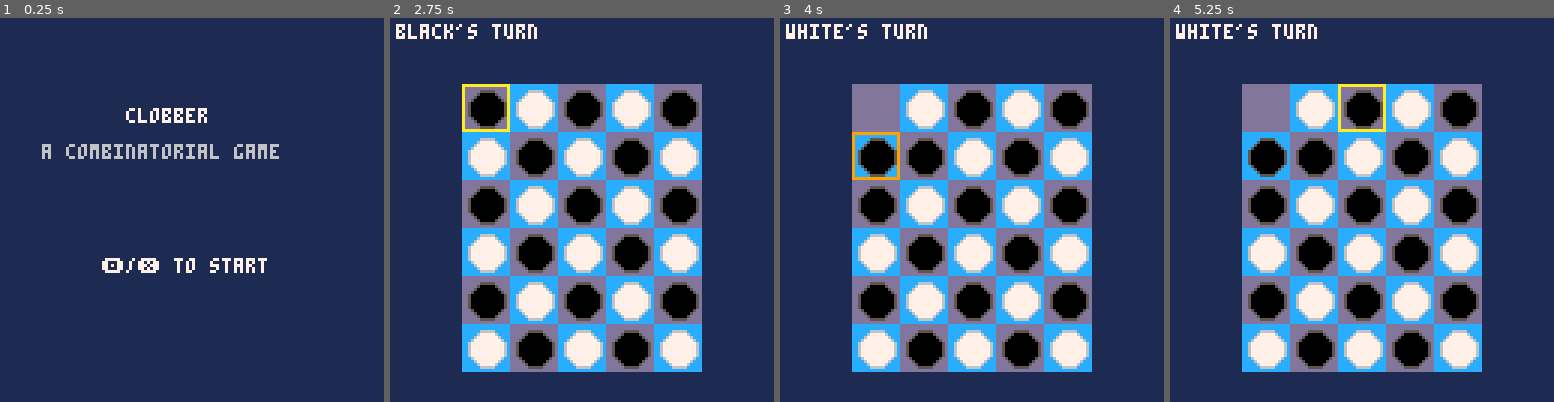
Above: before the commit, frames 1-4 (left to right).
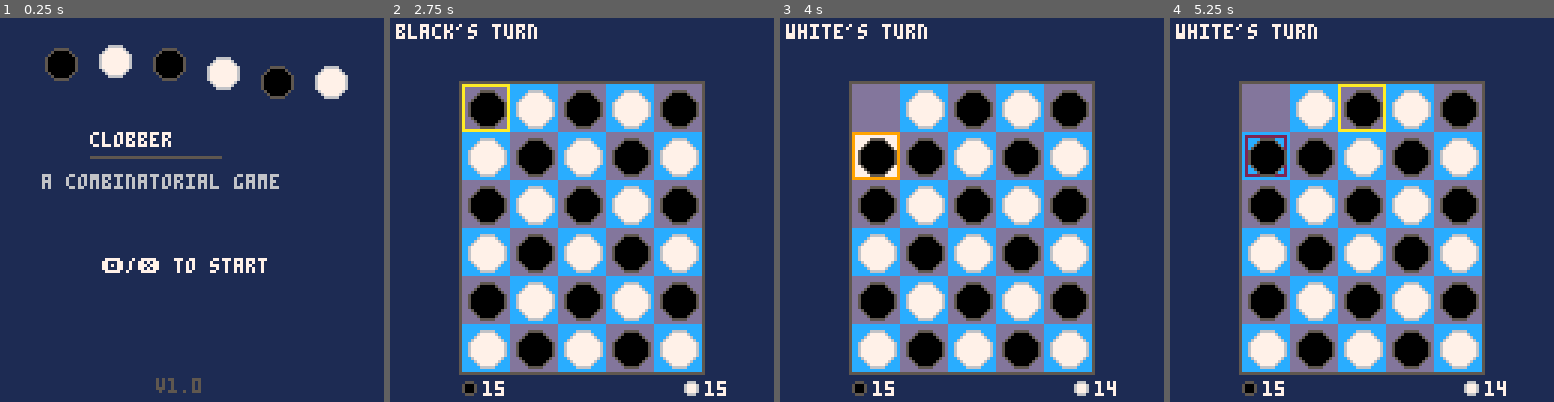
Above: after the commit, the same moments.

Repository: adil-soubki/clobber
Game: PICO-8 cartridge main.lua.p8
Same seed, same stepped clock (60 frames per second), same inputs: the game is played once before the commit and once after it.
Inputs:
- Up to frame 1 (0.25 s): no input
- Up to frame 2 (2.75 s): tap X (X key) at 0.33, 1.07, 1.85 s; tap O (Z key) at 0.7, 1.7, 2.1, 2.5 s; hold Right 1.6-2.1 s; hold Up 2.15-2.42 s; hold Right from 2.47 s (still down)
- Up to frame 3 (4 s): tap O (Z key) at 2.9, 3.3, 3.7 s; tap X (X key) at 2.97 s; release Right at 3.03 s; hold Left 3.08-3.58 s; hold Down 3.63-3.97 s
- Up to frame 4 (5.25 s): hold Right 4.02-4.68 s; tap X (X key) at 4.08, 5.2 s; tap O (Z key) at 4.1, 4.5, 4.9 s; hold Up 4.73-5.03 s; hold Left from 5.08 s (still down)

The runs differ from the first frame. In frame 1, 6.8% of the frame differs, in the area x 10-91%, y 7-98%; in frame 2, 2.7%; in frame 3, 3.1%; in frame 4, 2.9%.

Commit message:
Add visual polish and sound effects
Board frame, last move indicator, capture flash, piece counts,
animated title screen, and contextual game over messages. SFX for
select, capture, invalid move, win, and menu navigation.

Diff:
--- a/main.lua
+++ b/main.lua
@@ -15,6 +15,8 @@
  ai_move=nil -- best move found
  ai_thinking=false
  ai_nodes=0
+ last_move=nil -- {fx,fy,tx,ty} for last move indicator
+ flash=nil -- capture flash effect
 end
 
 -- board helpers
@@ -45,6 +47,8 @@
  ai_co=nil
  ai_move=nil
  ai_thinking=false
+ last_move=nil
+ flash=nil
 end
 
 -- cell size and offset for centering
@@ -98,12 +102,17 @@
 
 -- execute a move
 function do_move(fx,fy,tx,ty)
+ sfx(1) -- capture sound
+ -- flash on captured square
+ flash={x=tx,y=ty,t=0,dur=8}
+ last_move={fx=fx,fy=fy,tx=tx,ty=ty}
  bset(tx,ty,bget(fx,fy))
  bset(fx,fy,0)
  turn=3-turn
  if not has_moves(turn) then
   winner=3-turn
   state=4
+  sfx(3) -- win fanfare
  end
 end
 
@@ -279,8 +288,8 @@
 
 -- mode select
 function update_mode()
- if btnp(2) then msel=max(0,msel-1) end
- if btnp(3) then msel=min(2,msel+1) end
+ if btnp(2) then msel=max(0,msel-1); sfx(4) end
+ if btnp(3) then msel=min(2,msel+1); sfx(4) end
  if btnp(4) then
   gmode=msel
   state=2
@@ -291,8 +300,8 @@
 
 -- board size select
 function update_size()
- if btnp(2) then msel=max(0,msel-1) end
- if btnp(3) then msel=min(1,msel+1) end
+ if btnp(2) then msel=max(0,msel-1); sfx(4) end
+ if btnp(3) then msel=min(1,msel+1); sfx(4) end
  if btnp(4) then
   if msel==0 then
    bw,bh=5,6
@@ -336,6 +345,12 @@
   gpio_set(15,2) -- playing
  end
 
+ -- flash effect
+ if flash then
+  flash.t+=1
+  if flash.t>=flash.dur then flash=nil end
+ end
+
  -- animation
  if anim then
   anim.t+=1
@@ -394,6 +409,7 @@
    local sx=sel[1]
    local sy=sel[2]
    if is_legal(sx,sy,cx,cy) then
+    sfx(0) -- select/confirm
     -- start animation
     anim={fx=sx,fy=sy,tx=cx,ty=cy,t=0,dur=6}
     -- online: send move to opponent
@@ -405,9 +421,13 @@
     -- select different piece
     local t=get_targets(cx,cy)
     if #t>0 then
+     sfx(0) -- select
      sel={cx,cy}
+    else
+     sfx(2) -- no moves
     end
    else
+    sfx(2) -- invalid
     sel=nil
    end
   else
@@ -415,7 +435,10 @@
    if bget(cx,cy)==turn then
     local t=get_targets(cx,cy)
     if #t>0 then
+     sfx(0) -- select
      sel={cx,cy}
+    else
+     sfx(2) -- no moves
     end
    end
   end
@@ -451,10 +474,30 @@
 end
 
 function draw_title()
- local col=7
- print("clobber",42,30,col)
- print("a combinatorial game",14,42,6)
- print("\x8e/\x97 to start",34,80,col)
+ -- animated decorative pieces
+ local tt=t()
+ for i=0,5 do
+  local px=20+i*18
+  local py=18+sin(tt*0.3+i*0.15)*4
+  if i%2==0 then
+   circfill(px,py,5,0)
+   circ(px,py,5,5)
+  else
+   circfill(px,py,5,7)
+   circ(px,py,5,6)
+  end
+ end
+
+ -- title
+ print("clobber",30,38,7)
+ -- underline
+ line(30,46,73,46,5)
+
+ print("a combinatorial game",14,52,6)
+
+ -- mode hints
+ print("\x8e/\x97 to start",34,80,7)
+ print("v1.0",52,120,5)
 end
 
 function draw_mode()
@@ -500,6 +543,9 @@
   print(tname.."'s turn",2,2,7)
  end
 
+ -- board frame
+ rect(ox-1,oy-1,ox+bw*cs,oy+bh*cs,5)
+
  -- board background
  for y=0,bh-1 do
   for x=0,bw-1 do
@@ -511,6 +557,13 @@
   end
  end
 
+ -- last move indicator
+ if last_move and not anim then
+  local lx=ox+last_move.tx*cs
+  local ly=oy+last_move.ty*cs
+  rect(lx+1,ly+1,lx+cs-2,ly+cs-2,2)
+ end
+
  -- legal move indicators (if piece selected)
  if sel and not anim then
   local targets=get_targets(sel[1],sel[2])
@@ -519,6 +572,15 @@
    local sy=oy+t[2]*cs+flr(cs/2)
    circfill(sx,sy,2,8)
   end
+ end
+
+ -- capture flash effect
+ if flash then
+  local fx=ox+flash.x*cs
+  local fy=oy+flash.y*cs
+  local fc=7
+  if flash.t>flash.dur/2 then fc=6 end
+  rectfill(fx,fy,fx+cs-1,fy+cs-1,fc)
  end
 
  -- pieces
@@ -565,6 +627,21 @@
   if t()%0.5<0.25 then fc=9 end
   rect(sx,sy,sx+cs-1,sy+cs-1,fc)
  end
+
+ -- piece counts
+ local bc,wc=0,0
+ for i=1,#board do
+  if board[i]==1 then bc+=1
+  elseif board[i]==2 then wc+=1
+  end
+ end
+ local by=oy+bh*cs+3
+ circfill(ox+2,by+2,2,0)
+ circ(ox+2,by+2,2,5)
+ print(bc,ox+7,by,7)
+ circfill(ox+bw*cs-4,by+2,2,7)
+ circ(ox+bw*cs-4,by+2,2,6)
+ print(wc,ox+bw*cs+1,by,7)
 end
 
 function draw_over()
@@ -574,9 +651,25 @@
  else
   msg="white wins!"
  end
+ if gmode==2 then
+  if winner==my_color then
+   msg="you win!"
+  else
+   msg="you lose!"
+  end
+ elseif gmode==1 then
+  if winner==1 then
+   msg="you win!"
+  else
+   msg="computer wins!"
+  end
+ end
  -- draw box behind text
- rectfill(20,50,108,76,0)
- rect(20,50,108,76,7)
- print(msg,38,56,7)
- print("\x8e/\x97 menu",40,66,6)
-end
+ local tw=#msg*4
+ local bx1=64-tw/2-8
+ local bx2=64+tw/2+8
+ rectfill(bx1,48,bx2,78,0)
+ rect(bx1,48,bx2,78,7)
+ print(msg,64-tw/2,54,7)
+ print("\x8e/\x97 menu",40,68,6)
+end
Not shown, changed: the sound effects (__sfx__) section of main.lua.p8
